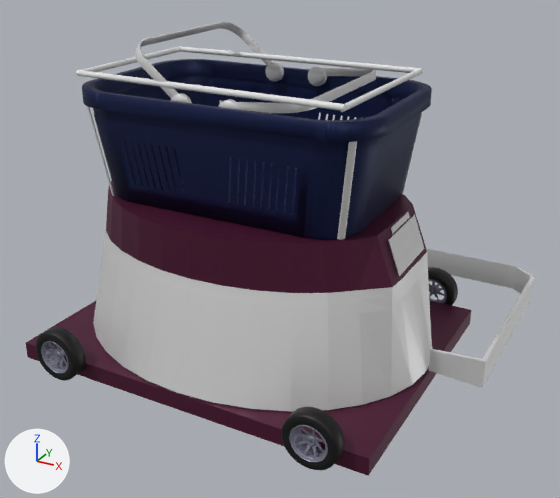
An edit to the COLLADA model BasketBotModel.dae, drawn before and after from the same camera.
Before and after are seen from a camera (50 mm lens) standing at (1.074, -1.807, 1.232) and looking at (0.06, 0.038, 0.31). The lights are fixed; the arrows at lower left show +X, +Y and +Z. Where no turn or scale is listed for an object, it has been applied to the vertices.

Names of what the first picture shows: 'Basket', 'BasketHolder_Front_Right', 'Body', 'Bumper', 'Horizontal_Left', 'Horizontal_Right', 'InfoScreen', 'ScreenBody', 'WheelBase', 'Wheel_Front_Left', 'Wheel_Front_Right', 'Wheel_Rear_Right'.
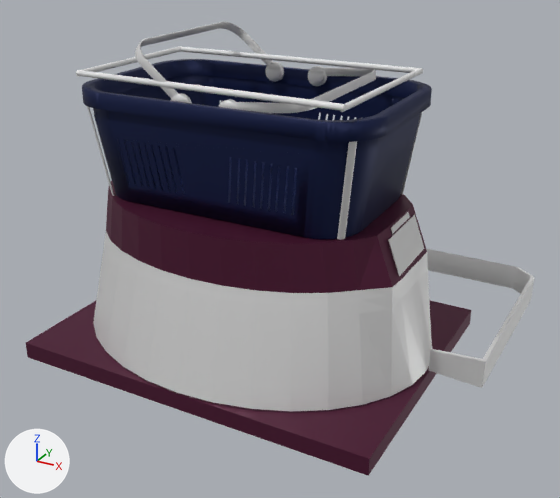
Where the change shows, as pixel boxes (x1, y1, x2, y2) in the pictures (560 x 498 px):
'Wheel_Front_Right', deleted
    before: (281, 407, 345, 470)
    faces in mat_tire (black #131313): (281, 407, 345, 470)
    faces in mat_pbr_material (grey #868699): (289, 425, 328, 463)
'Wheel_Rear_Right', deleted
    before: (36, 327, 86, 381)
    faces in mat_tire (black #131313): (36, 327, 86, 381)
    faces in mat_pbr_material (grey #868699): (41, 341, 69, 374)
'Wheel_Front_Left', deleted (black)
    before: (428, 267, 458, 305)
    faces in mat_tire (black #131313): (428, 267, 458, 305)
    faces in mat_pbr_material (grey #868699): (428, 279, 447, 303)

The change, as a list of edits to the scene's bpy script:
```text
Remove ob_wheel_front_right:
    ob_wheel_front_right = bpy.data.objects.new('Wheel_Front_Right', me_wheel_slick_003)
    ob_wheel_front_right.location = (0.413, -0.443, 0.077)
Remove ob_wheel_rear_right:
    ob_wheel_rear_right = bpy.data.objects.new('Wheel_Rear_Right', me_wheel_slick_002)
    ob_wheel_rear_right.location = (-0.384, -0.443, 0.077)
Remove ob_wheel_front_left:
    ob_wheel_front_left = bpy.data.objects.new('Wheel_Front_Left', me_wheel_slick)
    ob_wheel_front_left.location = (0.413, 0.448, 0.077)
```
